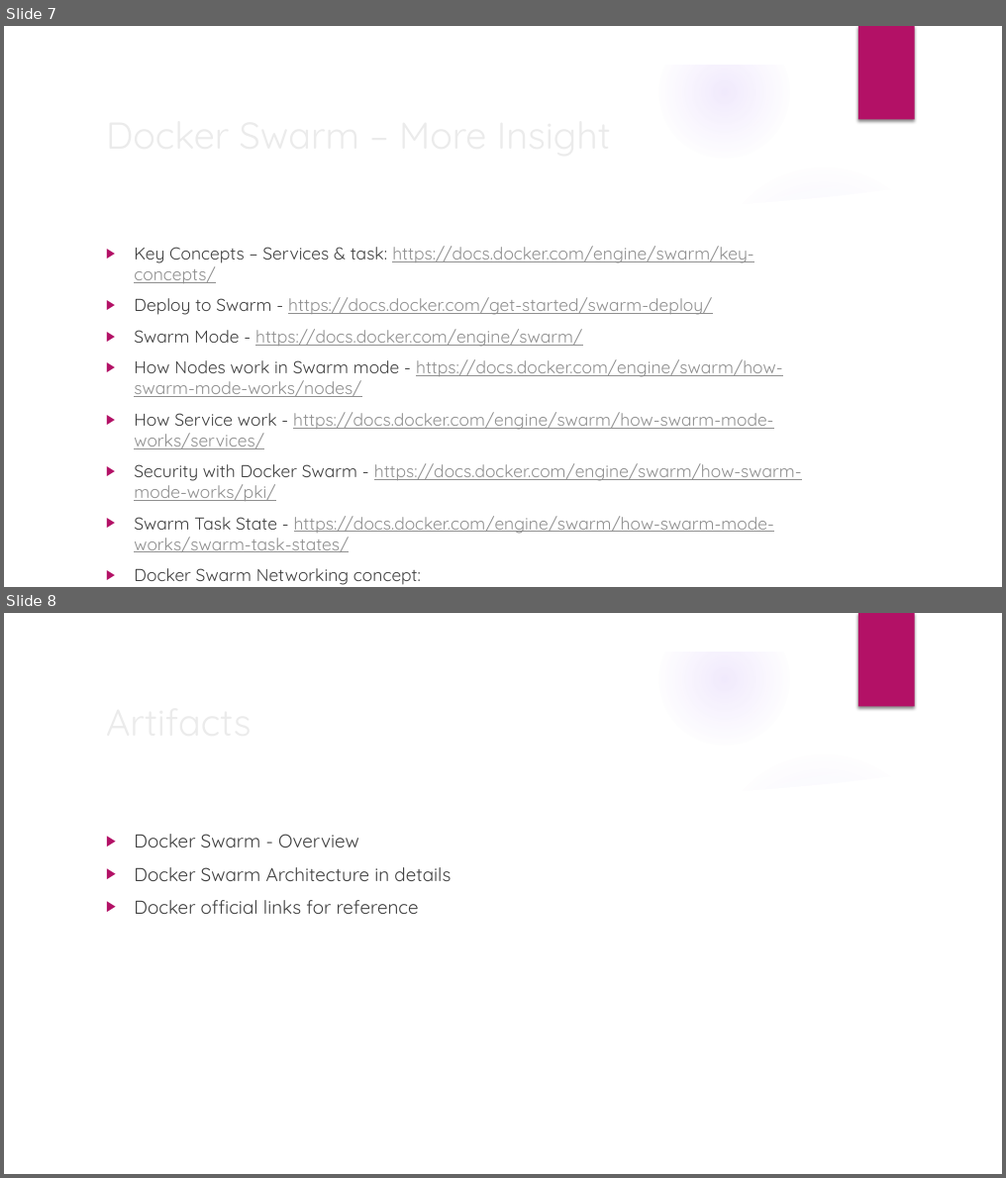
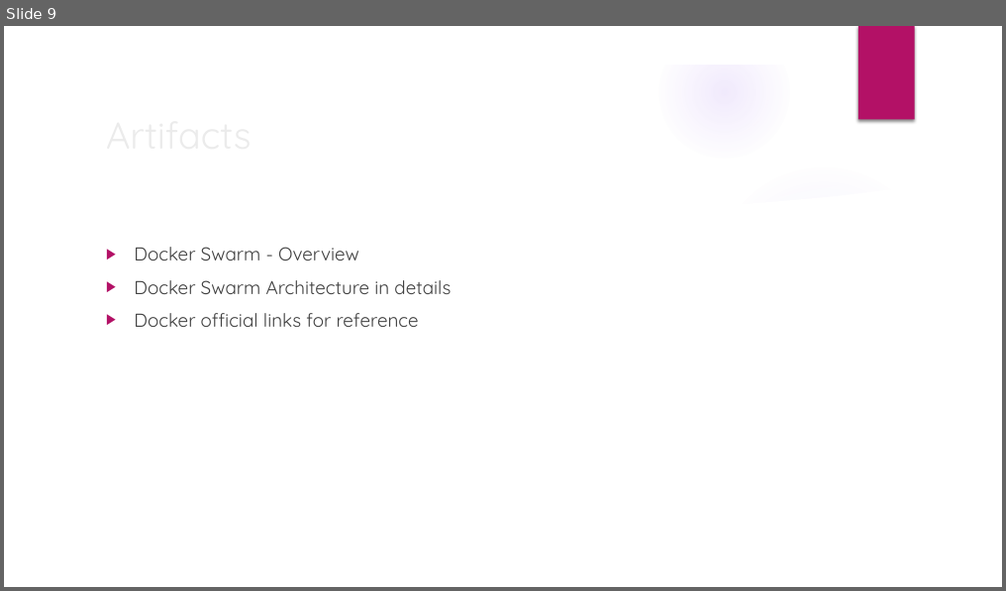
Before and after one commit to deepkumartraining/docker-k8s-April23, a slide deck: Day16/DockerAndKubernetes_Training-Day16.pptx. Shown one above the other, each under a label of ours: slides 7 and 8 before the commit, slide 9 after it. The pictures are 1006x1178 and 1006x591 pixels, drawn with LibreOffice and Linux fonts; fonts in the diff are those of the drawing; background and template pictures are left out. Boxes give left, top, right and bottom in pixels: in the first picture for what was removed or moved away, otherwise in the second. Text is boxed around its words. In the diff, an @@ line names an element or a change of style, - is before the commit and + after.

```diff
--- a/Day16/DockerAndKubernetes_Training-Day16.pptx
+++ b/Day16/DockerAndKubernetes_Training-Day16.pptx
@@ slide 7 removed at bbox=[4, 26, 1002, 587], background picture (left out); not listed: 9 template elements that a slide beside it also shows @@
@@ text removed at bbox=[134, 246, 802, 553] @@
-▶ Key Concepts – Services & task: https://docs.docker.com/engine/swarm/key-concepts/
-▶ Deploy to Swarm - https://docs.docker.com/get-started/swarm-deploy/
-▶ Swarm Mode - https://docs.docker.com/engine/swarm/
-▶ How Nodes work in Swarm mode - https://docs.docker.com/engine/swarm/how-swarm-mode-works/nodes/
-▶ How Service work - https://docs.docker.com/engine/swarm/how-swarm-mode-works/services/
-▶ Security with Docker Swarm - https://docs.docker.com/engine/swarm/how-swarm-mode-works/pki/
-▶ Swarm Task State - https://docs.docker.com/engine/swarm/how-swarm-mode-works/swarm-task-states/
-▶ Docker Swarm Networking concept: https://docs.docker.com/engine/swarm/networking/
@@ title removed at bbox=[134, 569, 252, 581] @@
-Docker Swarm – More Insight
@@ what was slide 8 is now slide 9 @@
```
Also in this commit, not shown: 1 slide changed, 2 slides added, 7 other files.
